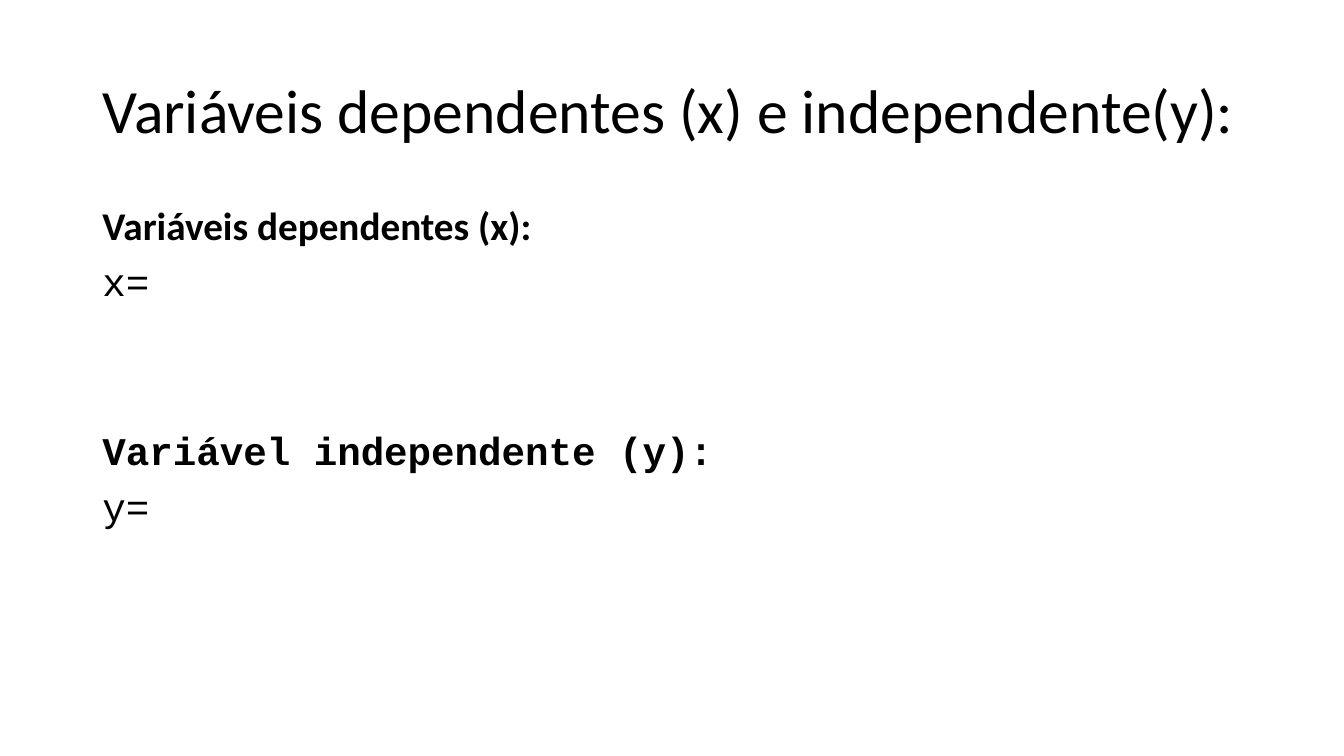
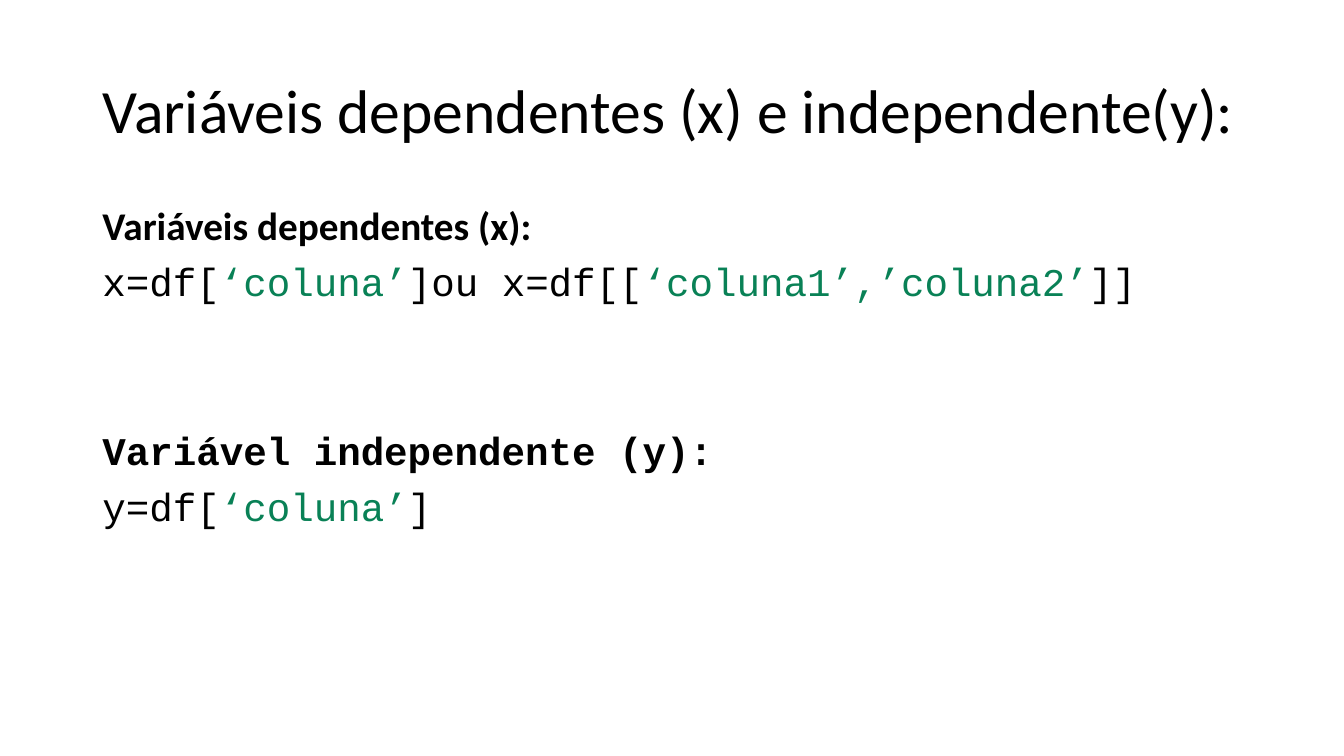
Before and after one commit to dourivaljunior/Curso-de-Data-Science, a slide deck: slide 30 of curso data science aula regressão linear.pptx. Drawn at 1344x756 pixels with LibreOffice and Linux fonts; fonts in the diff are those of the drawing. Boxes give left, top, right and bottom in pixels: in the first picture for what was removed or moved away, otherwise in the second. Text is boxed around its words. In the diff, an @@ line names an element or a change of style, - is before the commit and + after.

```diff
--- a/curso data science aula regressão linear.pptx
+++ b/curso data science aula regressão linear.pptx
@@ text at [102,268,1136,304]: text changed; text colour #000000 to #098156 @@
-x=
+x=df[‘coluna’]ou x=df[[‘coluna1’,’coluna2’]]
@@ text at [102,493,431,529]: text changed; text colour #000000 to #098156 @@
-y=
+y=df[‘coluna’]
```
Also in this commit, not shown: 1 other slide changed.
